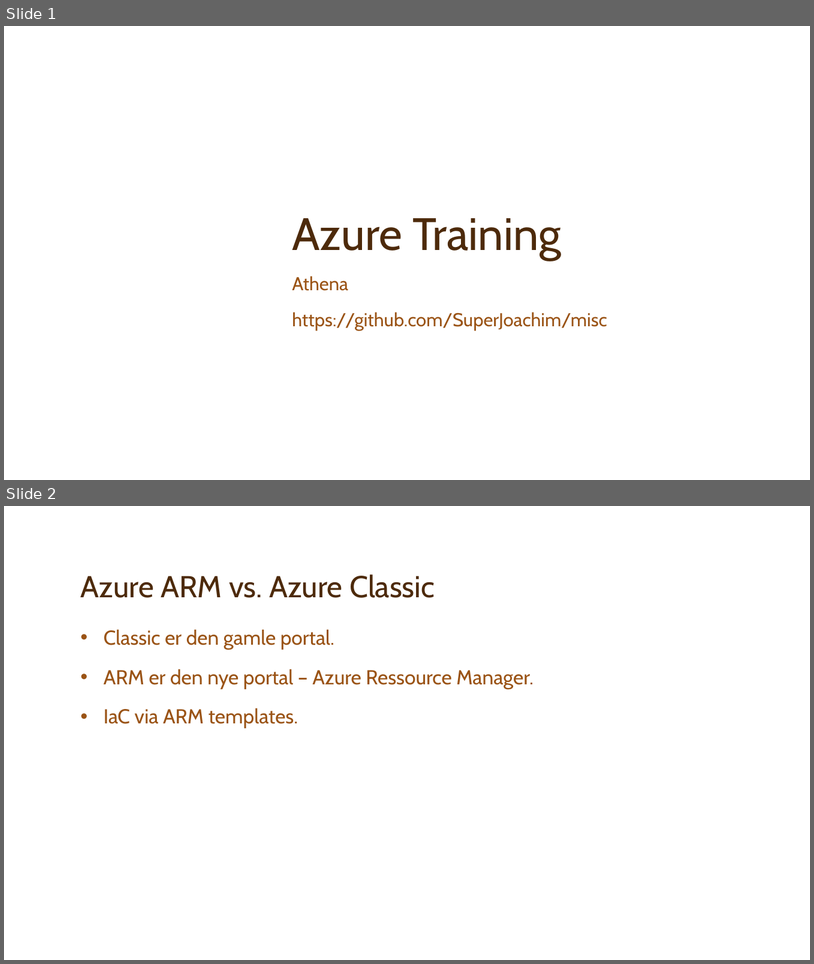
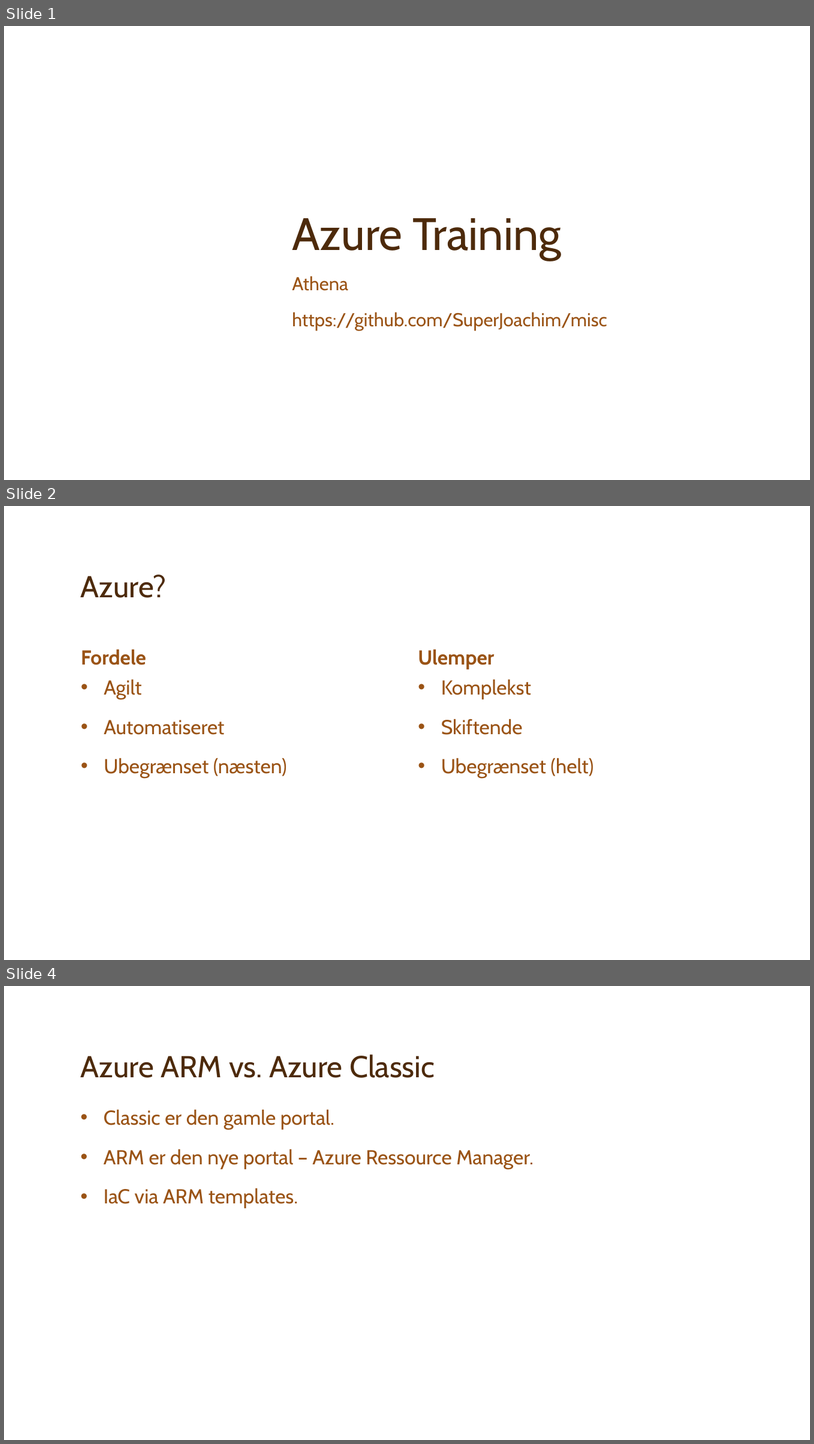
Before and after one commit to SuperJoachim/misc, a slide deck: Intro.pptx. Shown one above the other, each under a label of ours: slides 1 and 2 before the commit, slides 1, 2 and 4 after it; the slides between them are not shown. The pictures are 814x964 and 814x1444 pixels, drawn with LibreOffice and Linux fonts; fonts in the diff are those of the drawing; background and template pictures are left out. Boxes give left, top, right and bottom in pixels: in the first picture for what was removed or moved away, otherwise in the second. Text is boxed around its words. In the diff, an @@ line names an element or a change of style, - is before the commit and + after.

```diff
--- a/Intro.pptx
+++ b/Intro.pptx
@@ slide 2 added at box(4, 506, 810, 960), background picture (left out) @@
@@ title added at box(81, 574, 167, 598), 36 pt, text #4D2A0B @@
+Azure?
@@ text added at box(81, 649, 146, 665), 24 pt, text #9A5315, bold @@
+Fordele
@@ text added at box(418, 649, 494, 669), 24 pt, text #9A5315, bold @@
+Ulemper
@@ text added at box(104, 679, 287, 778), 24 pt, text #9A5315 @@
+• Agilt
+• Automatiseret
+• Ubegrænset (næsten)
@@ text added at box(441, 679, 594, 778), 24 pt, text #9A5315 @@
+• Komplekst
+• Skiftende
+• Ubegrænset (helt)
@@ what was slide 2 is now slide 4 @@
```
Also in this commit, not shown: 1 slide changed, 1 other slide added.
